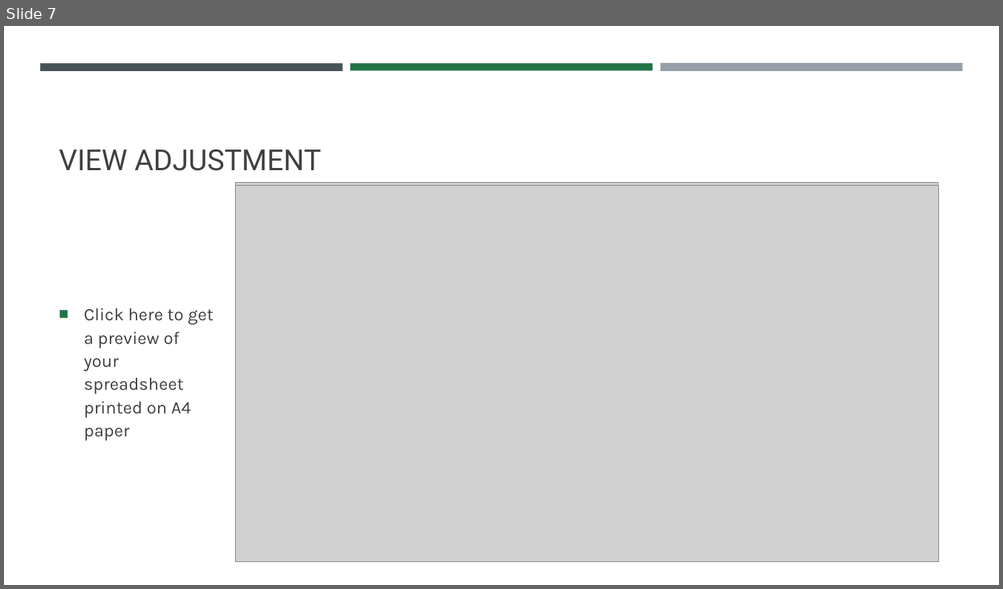
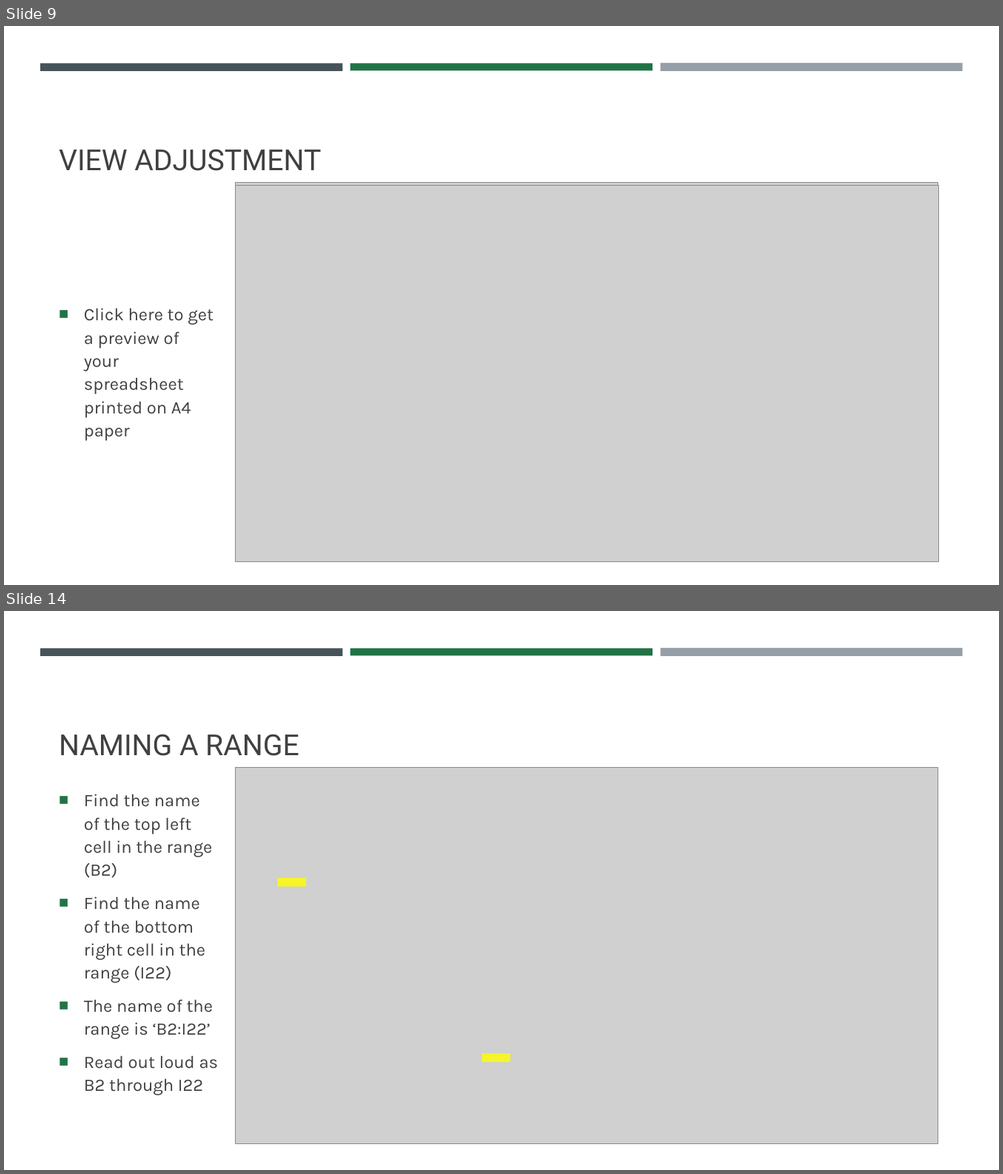
Before and after one commit to VadimAcosta/intro_to_excel, a slide deck: VAcosta_Excel_Tutorial.pptx. Shown one above the other, each under a label of ours: slide 7 before the commit, slides 9 and 14 after it; the slides between them are not shown. The pictures are 1003x589 and 1003x1174 pixels, drawn with LibreOffice and Linux fonts; fonts in the diff are those of the drawing; grey boxes stand for pictures; background and template pictures are left out. Boxes give left, top, right and bottom in pixels: in the first picture for what was removed or moved away, otherwise in the second. Text is boxed around its words. In the diff, an @@ line names an element or a change of style, - is before the commit and + after.

```diff
--- a/VAcosta_Excel_Tutorial.pptx
+++ b/VAcosta_Excel_Tutorial.pptx
@@ slide 14 added at [4,611,999,1170], background #FFFFFF; not listed: 3 template elements that a slide beside it also shows @@
@@ title added at [59,734,299,756], 28 pt, text #404040 @@
+NAMING A RANGE
@@ picture added at [236,768,937,1145] @@
@@ text added at [84,794,219,1096], 17 pt, text #404040 @@
+■ Find the name of the top left cell in the range (B2)
+■ Find the name of the bottom right cell in the range (I22)
+■ The name of the range is ‘B2:I22’
+■ Read out loud as B2 through I22
@@ rectangle added at [277,878,305,887], fill #FFFF00 at 80% opacity @@
@@ rectangle added at [481,1054,510,1063], fill #FFFF00 at 80% opacity @@
@@ what was slide 7 is now slide 9 @@
```
Also in this commit, not shown: 4 slides changed, 6 other slides added, 1 slide removed.
